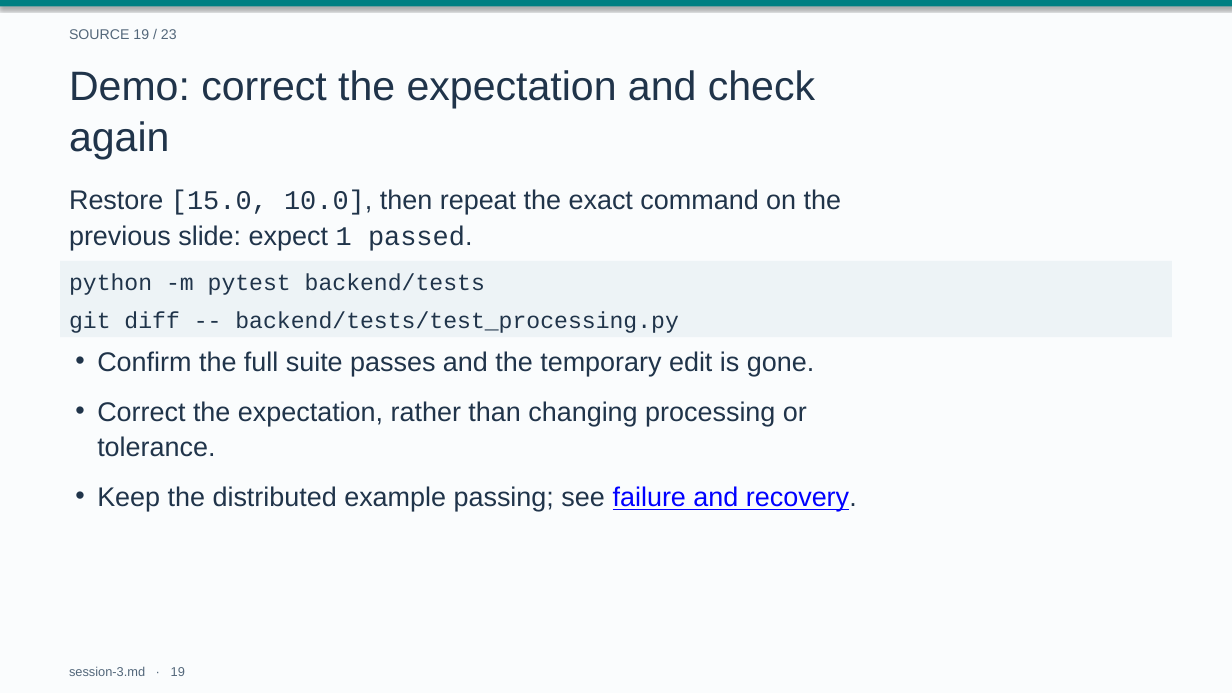
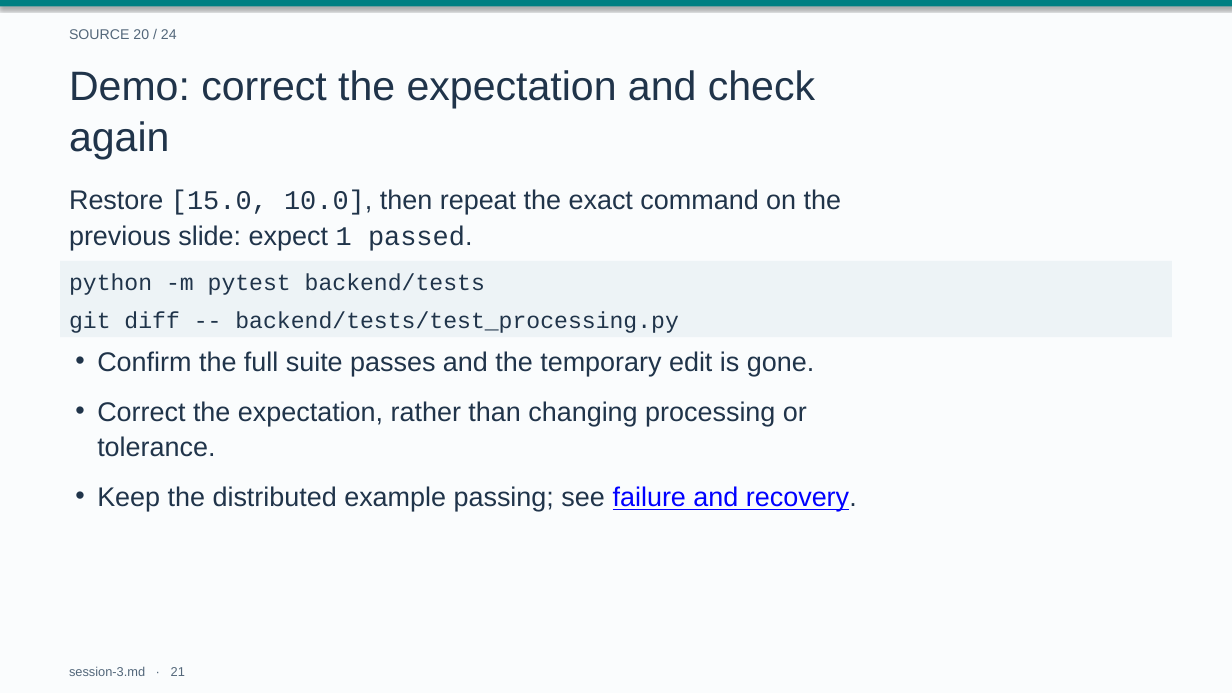
Before and after one commit to drweihungpan-lab/3R-teaching, a slide deck: slide 21 of materials/slides/session-3.pptx (slide 19 before the commit). Drawn at 1232x693 pixels with LibreOffice and Linux fonts; fonts in the diff are those of the drawing. Boxes give left, top, right and bottom in pixels: in the first picture for what was removed or moved away, otherwise in the second. Text is boxed around its words. In the diff, an @@ line names an element or a change of style, - is before the commit and + after.

```diff
--- a/materials/slides/session-3.pptx
+++ b/materials/slides/session-3.pptx
@@ text at box(69, 29, 177, 39): text changed @@
-SOURCE 19 / 23
+SOURCE 20 / 24
@@ text at box(69, 666, 185, 676): text changed @@
-session-3.md · 19
+session-3.md · 21
```
Also in this commit, not shown: 22 other slides changed, 2 slides added, 2 other files.
